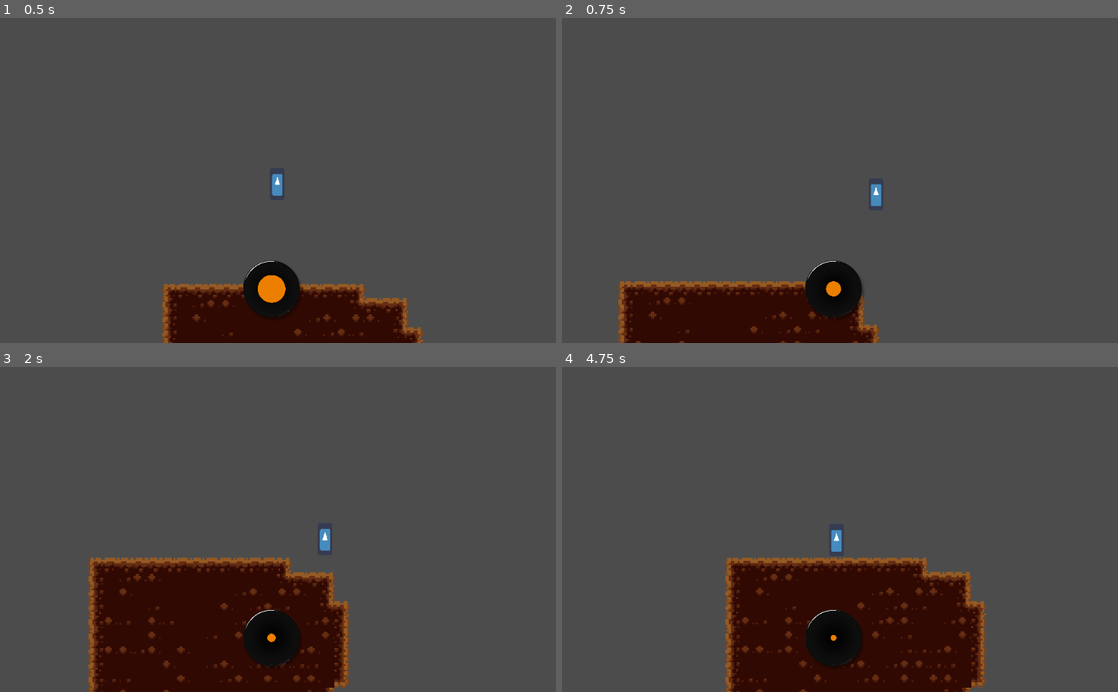
Above: before the commit, frames 1-4 (two rows, left to right).
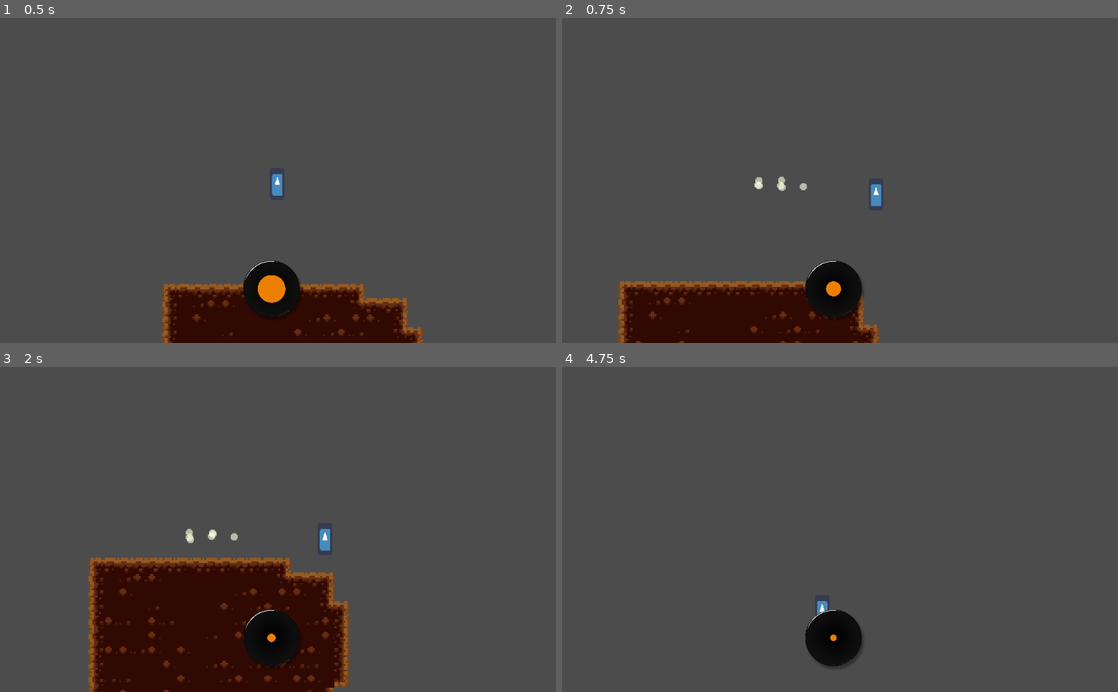
Above: after the commit, the same moments.

Repository: aridai-shi/gmtk2020
Game: Godot game, scene res://Game.tscn
Two runs of this game, one before a commit and one after it. Both use one fixed random seed, a clock stepped at 60 frames per second and the inputs below. The project has no main scene, so this scene is started directly. The engine's default icon, where the game draws it, is replaced by a stand-in: a white triangle on a blue panel in a dark square. Sound files missing from this copy of the repository are replaced by a short silence.
Inputs:
- Up to frame 1 (0.5 s): no input
- Up to frame 2 (0.75 s): hold Right (ui_right) from 0.53 s (still down); hold Space (ui_select) from 0.53 s (still down)
- Up to frame 3 (2 s): keep holding Right (ui_right); release Space (ui_select) at 1.28 s; tap Space (ui_select) at 1.35, 1.52, 1.82 s
- Up to frame 4 (4.75 s): release Right (ui_right) at 2.03 s; hold Left (ui_left) 2.03-2.78 s; hold Space (ui_select) 2.03-2.78 s; hold Right (ui_right) 2.78-4.28 s; tap Space (ui_select) at 2.85, 3.02, 3.32, 4.35, 4.52 s; hold Space (ui_select) 3.53-4.28 s; hold Left (ui_left) from 4.28 s (still down)

Frame 1 is identical in both runs. In frame 2, 0.1% of the frame differs, in the area x 34-45%, y 48-54%; in frame 3, 0.1%; in frame 4, 17%, in the area x 29-77%, y 50-100%.

Commit message:
Added dash particles (WIP)

Diff:
--- a/Player/Player.gd
+++ b/Player/Player.gd
@@ -34,9 +34,10 @@
 func _physics_process(delta):
 	if controllable:
 		get_input()
-		if Input.is_action_pressed("ui_select") && dash:
+		if $CoolTimer.time_left <= 0 && Input.is_action_pressed("ui_select") && dash:
 			dash = false
 			$DashTimer.start(0.08)
+			$CoolTimer.start(0.5)
 		if jumping and is_on_floor():
 			jumping = false
 		if $DashTimer.time_left > 0:
@@ -45,8 +46,10 @@
 			else:
 				velocity.x = -4 * run_speed
 			velocity.y = 0
+			$DashDust.emitting = true
 		else:
 			velocity.y += gravity * delta
+			$DashDust.emitting = false
 		if $CoyoteTimer.time_left > 0:
 			dash = true
 		velocity = move_and_slide(velocity, Vector2(0, -1))
--- a/Player/Player.tscn
+++ b/Player/Player.tscn
@@ -1,7 +1,8 @@
-[gd_scene load_steps=5 format=2]
+[gd_scene load_steps=7 format=2]
 
 [ext_resource path="res://icon.png" type="Texture" id=1]
 [ext_resource path="res://Player/Player.gd" type="Script" id=2]
+[ext_resource path="res://Player/dash-dust.png" type="Texture" id=3]
 
 [sub_resource type="RectangleShape2D" id=1]
 extents = Vector2( 4, 9.5204 )
@@ -13,6 +14,16 @@
 "name": "idle",
 "speed": 10.0
 } ]
+
+[sub_resource type="ParticlesMaterial" id=3]
+flag_disable_z = true
+direction = Vector3( -10, 0, 0 )
+spread = 18.1
+gravity = Vector3( 0, 0, 0 )
+initial_velocity = 100.0
+orbit_velocity = 0.0
+orbit_velocity_random = 0.0
+scale = 0.5
 
 [node name="Player" type="KinematicBody2D"]
 script = ExtResource( 2 )
@@ -46,3 +57,17 @@
 
 [node name="DashTimer" type="Timer" parent="."]
 one_shot = true
+
+[node name="CoolTimer" type="Timer" parent="."]
+one_shot = true
+
+[node name="DashDust" type="Particles2D" parent="."]
+modulate = Color( 1, 1, 1, 0.615686 )
+position = Vector2( -1, 4 )
+scale = Vector2( 0.5, 0.5 )
+amount = 7
+lifetime = 0.4
+explosiveness = 0.9
+local_coords = false
+process_material = SubResource( 3 )
+texture = ExtResource( 3 )
Binary file added: Player/dash-dust.png
